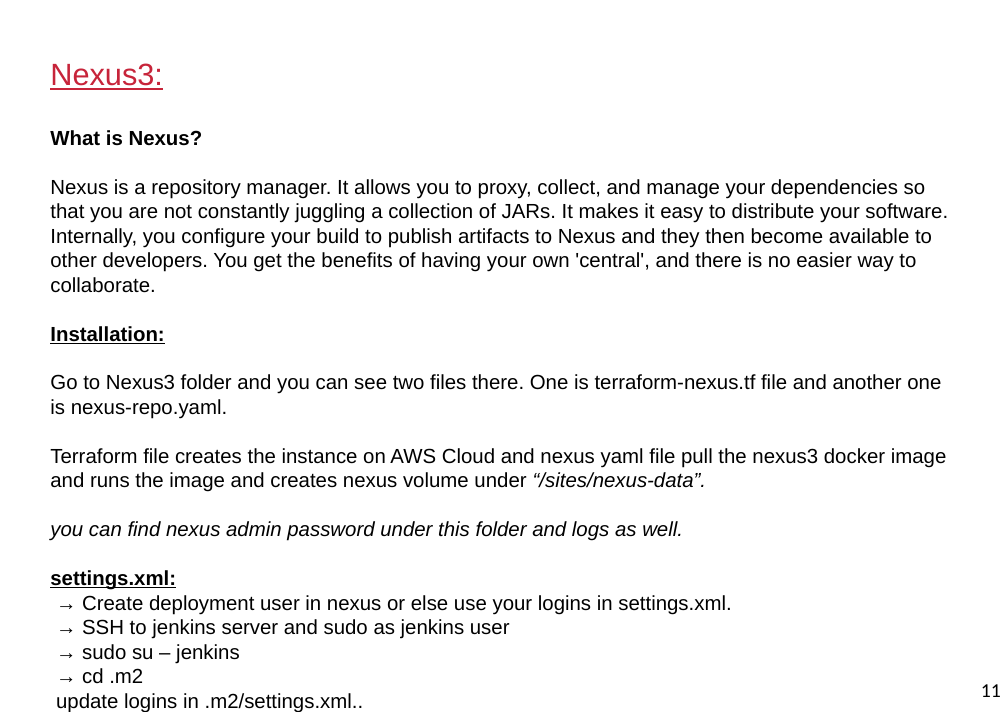
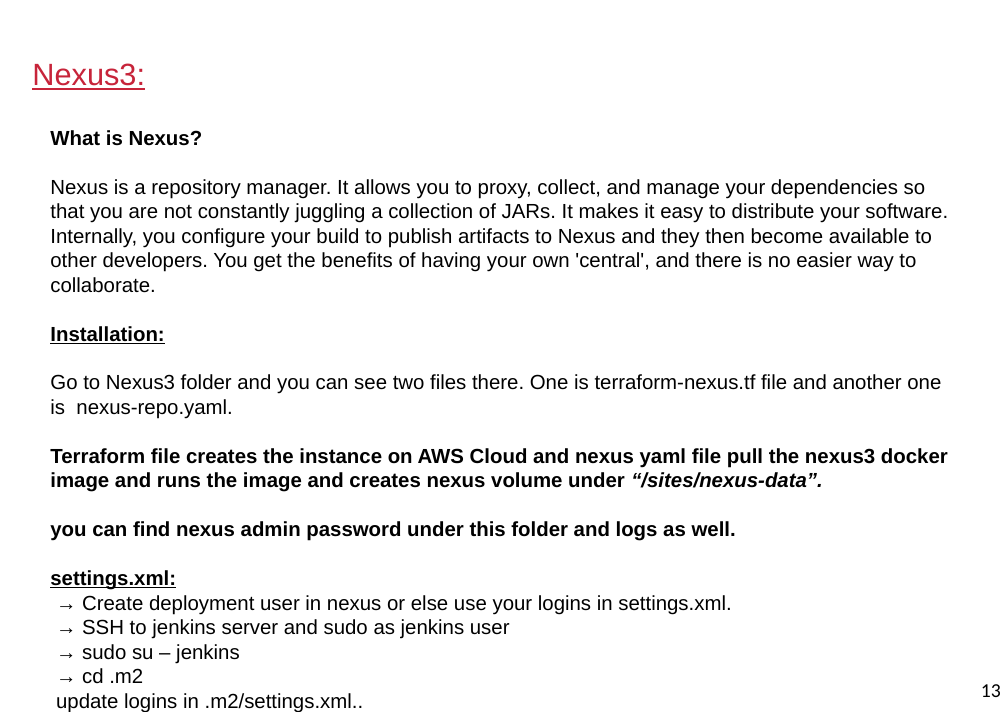
Before and after one commit to kiranpe/DevOpsCloud, a slide deck: slide 13 of DevOpsDoc.pptx (slide 11 before the commit). Drawn at 1008x712 pixels with LibreOffice and Linux fonts; fonts in the diff are those of the drawing; background and template pictures are left out. Boxes give left, top, right and bottom in pixels: in the first picture for what was removed or moved away, otherwise in the second. Text is boxed around its words. In the diff, an @@ line names an element or a change of style, - is before the commit and + after.

```diff
--- a/DevOpsDoc.pptx
+++ b/DevOpsDoc.pptx
@@ title "Nexus3:": place and size @@
-title "Nexus3:" at (50,63,163,90)
+title "Nexus3:" at (32,63,145,90)
@@ text at (50,448,948,541): bold on in "Terraform file creates the instance on AWS ...", "you can find nexus admin password under ..."; italic off in "you can find nexus admin password under ..." @@
@@ page number at (981,684,1001,697): text changed @@
-11
+13
```
Also in this commit, not shown: 15 other slides changed, 1 slide added.
